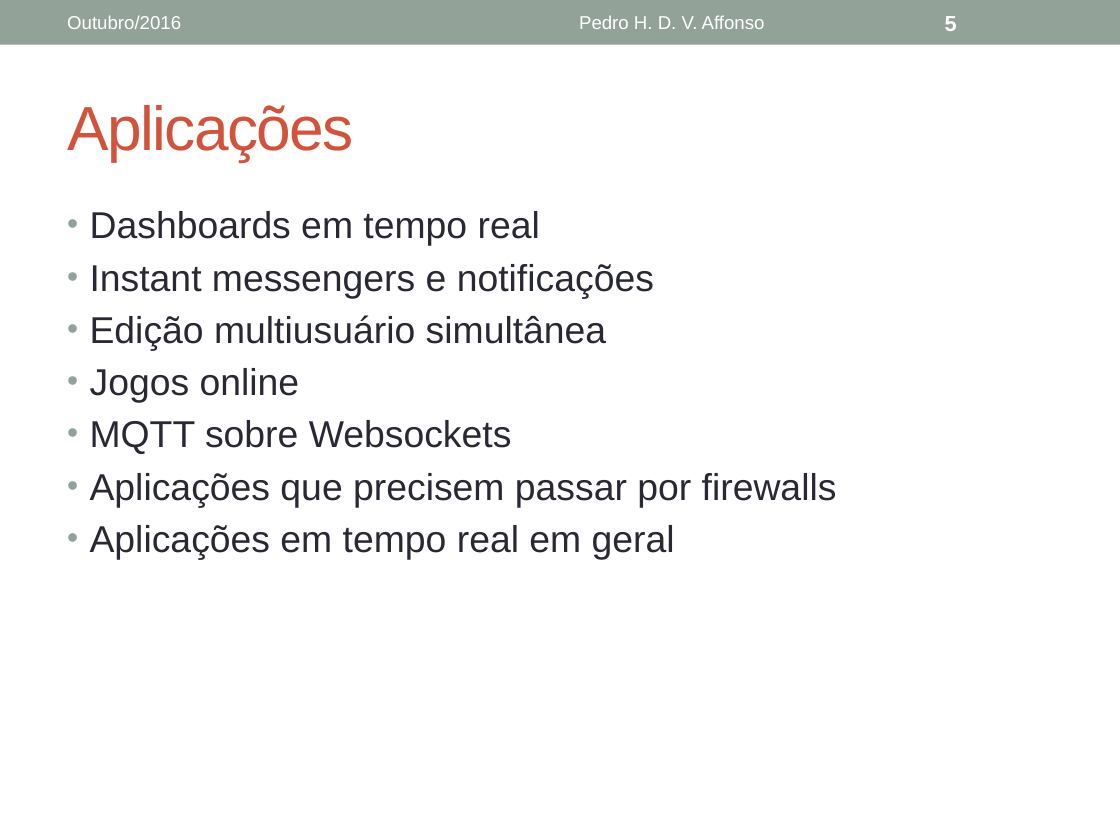
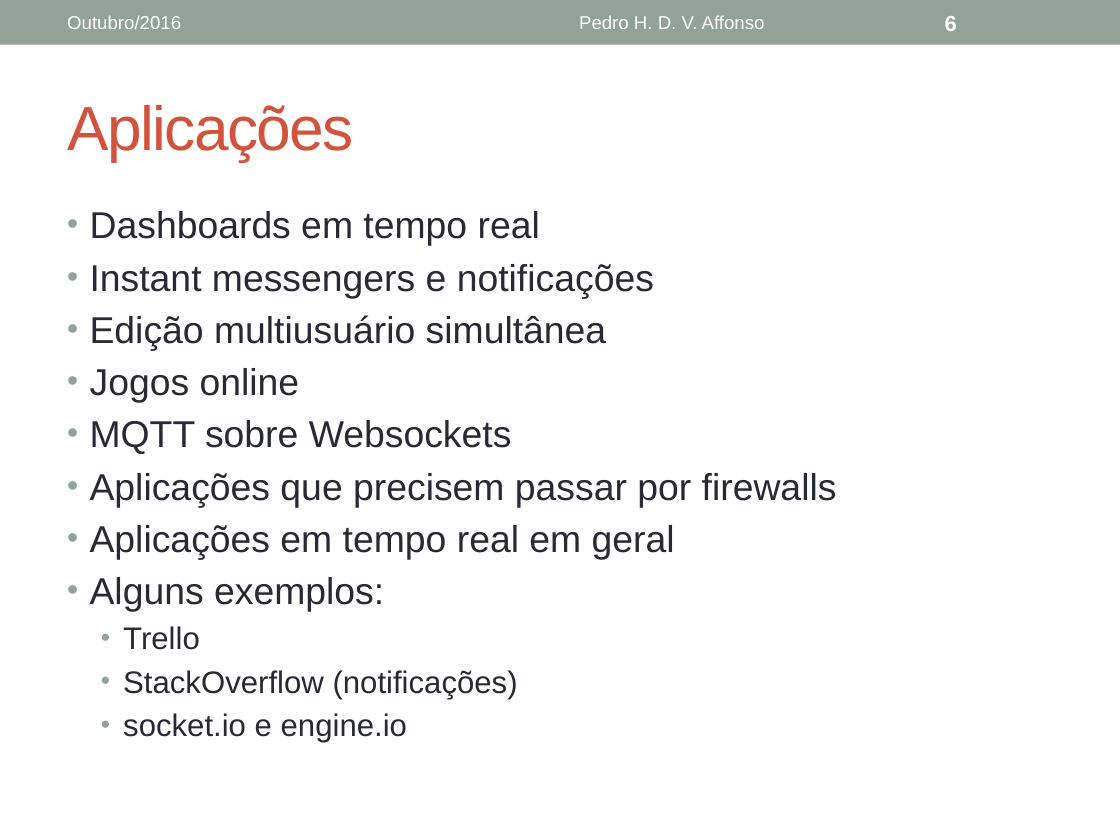
Before and after one commit to phaffonso/mo809-pedro, a slide deck: slide 6 of Websockets.pptx (slide 5 before the commit). Drawn at 1120x840 pixels with LibreOffice and Linux fonts; fonts in the diff are those of the drawing. Boxes give left, top, right and bottom in pixels: in the first picture for what was removed or moved away, otherwise in the second. Text is boxed around its words. In the diff, an @@ line names an element or a change of style, - is before the commit and + after.

```diff
--- a/Websockets.pptx
+++ b/Websockets.pptx
@@ page number at [945, 16, 957, 31]: text changed @@
-5
+6
@@ text at [90, 577, 518, 742]: paragraphs added @@
+• Alguns exemplos:
+  • Trello
+  • StackOverflow (notificações)
+  • socket.io e engine.io
```
Also in this commit, not shown: 3 other slides changed, 1 slide added, 1 other file.
